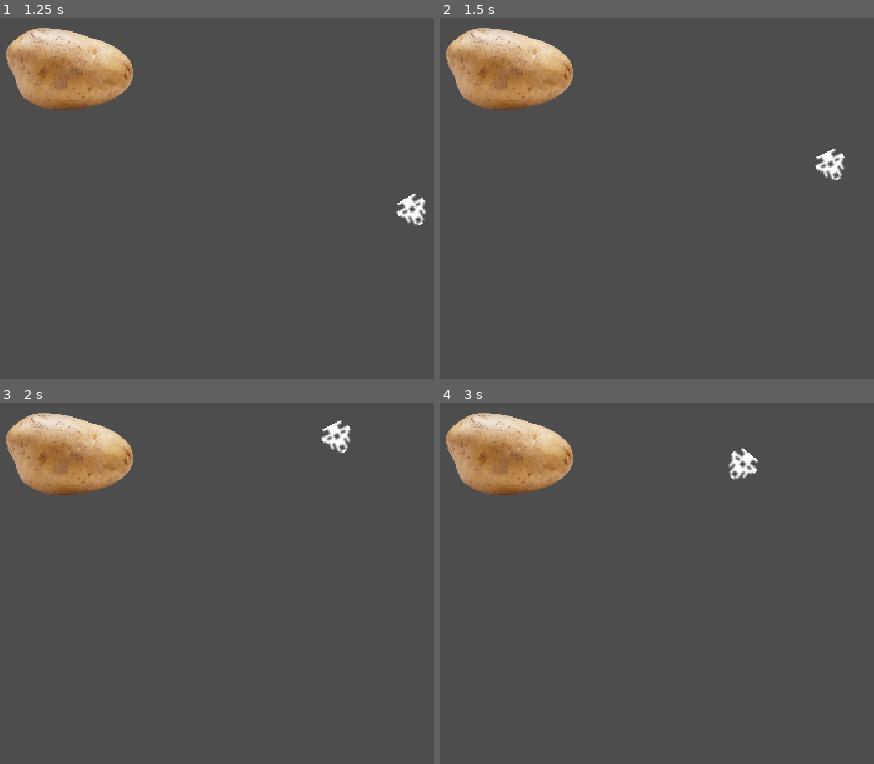
Above: before the commit, frames 1-4 (two rows, left to right).
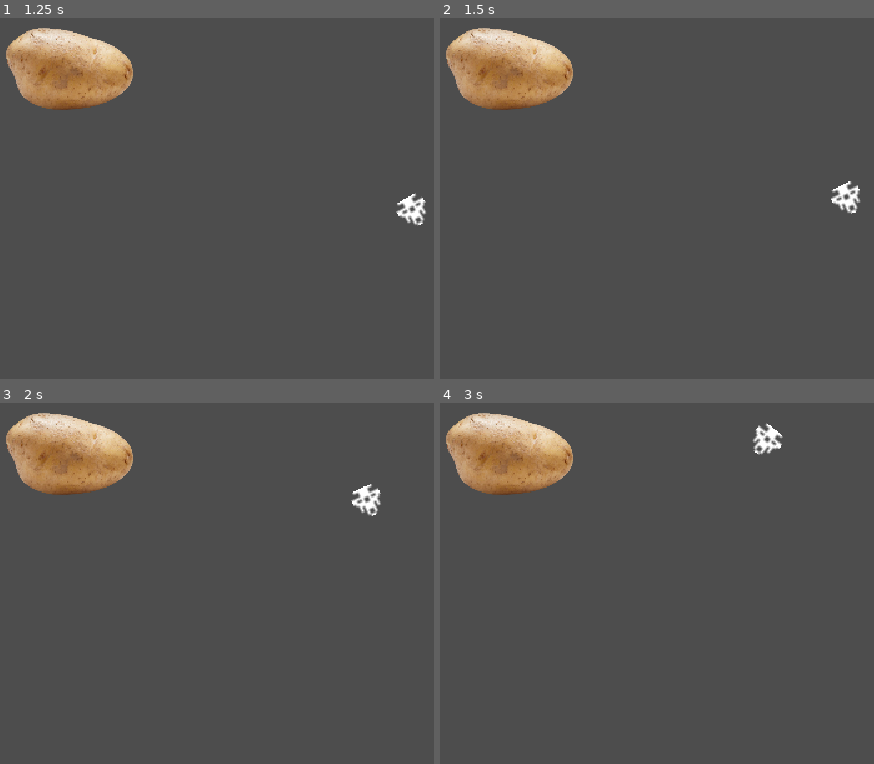
Above: after the commit, the same moments.

Repository: IoLimmer/godot-asteroids
Game: Godot game, scene res://scenes/world.tscn
Same seed, same stepped clock (60 frames per second), same inputs: the game is played once before the commit and once after it.
Inputs:
- Up to frame 1 (1.25 s): tap Enter at 0.5 s; hold Right (ui_right) from 0.53 s (still down)
- Up to frame 2 (1.5 s): release Right (ui_right) at 1.28 s; hold Down (ui_down) from 1.28 s (still down)
- Up to frame 3 (2 s): keep holding Down (ui_down)
- Up to frame 4 (3 s): release Down (ui_down) at 2.03 s; hold Right (ui_right) 2.03-2.78 s; hold Up (ui_up) from 2.78 s (still down)

Frame 1 is identical in both runs. In frame 2, 0.7% of the frame differs, in the area x 86-97%, y 36-55%; in frame 3, 0.7%, in the area x 73-88%, y 4-32%; in frame 4, 0.7%.

Commit message:
Implemented lerp to velocity

Diff:
--- a/scripts/Player.gd
+++ b/scripts/Player.gd
@@ -3,12 +3,13 @@
 
 const SPEED = 100.0
 const ROTATION_SPEED = 1.5
+const LERP = .05
 
 var rotation_direction = 0
 
 func get_input():
 	rotation_direction = Input.get_axis("ui_left", "ui_right")
-	self.velocity = transform.x * Input.get_axis("ui_down", "ui_up") * SPEED
+	self.velocity = lerp(self.velocity, transform.x * Input.get_axis("ui_down", "ui_up") * SPEED, LERP)
 
 func _physics_process(delta):
 	get_input()
--- a/scripts/World.gd
+++ b/scripts/World.gd
@@ -7,7 +7,7 @@
 
 func check_child_position(child):
 	var sprite_width = round(child.get_child(0).texture.get_width() * child.scale.x)
-
+	# if a child is off the side of the screen, wraparound to opposite side
 	if child.position.x > SCREEN_WIDTH + sprite_width:
 		child.position.x -= SCREEN_WIDTH + sprite_width
 	elif child.position.x < 0 - sprite_width:
